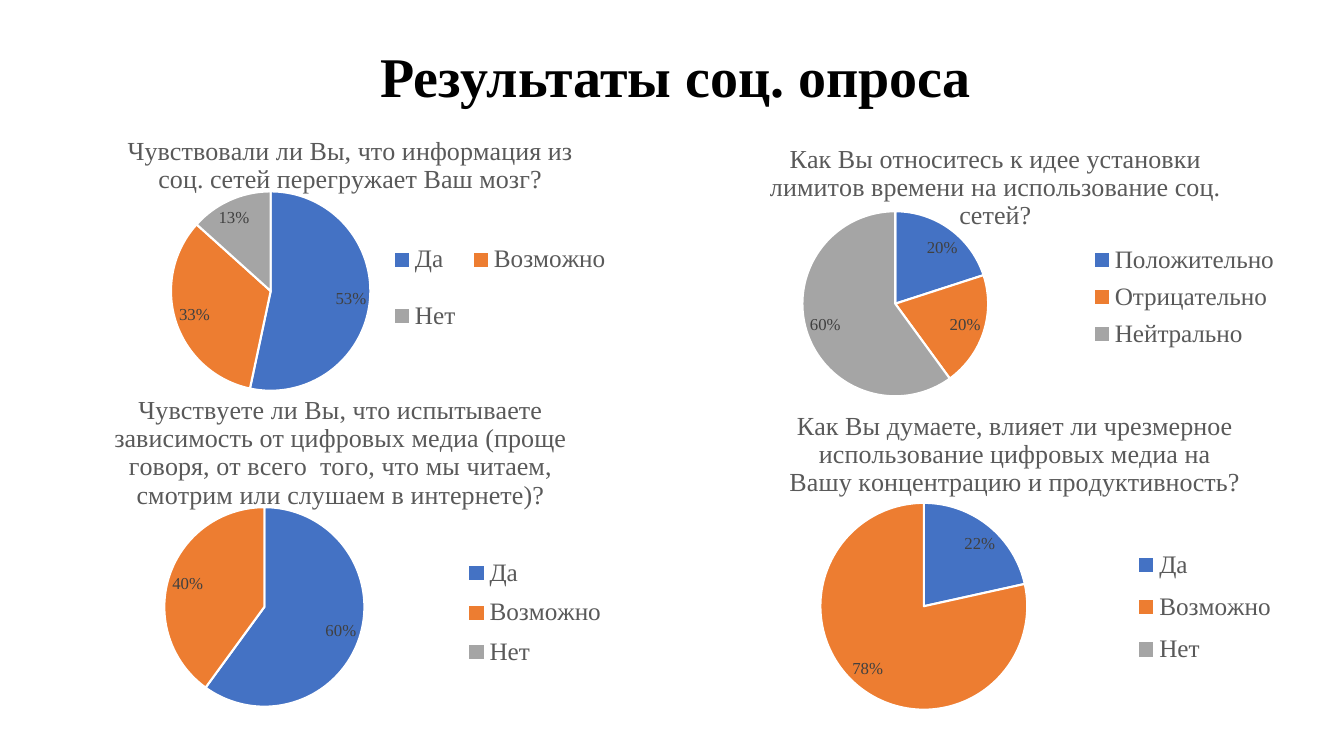
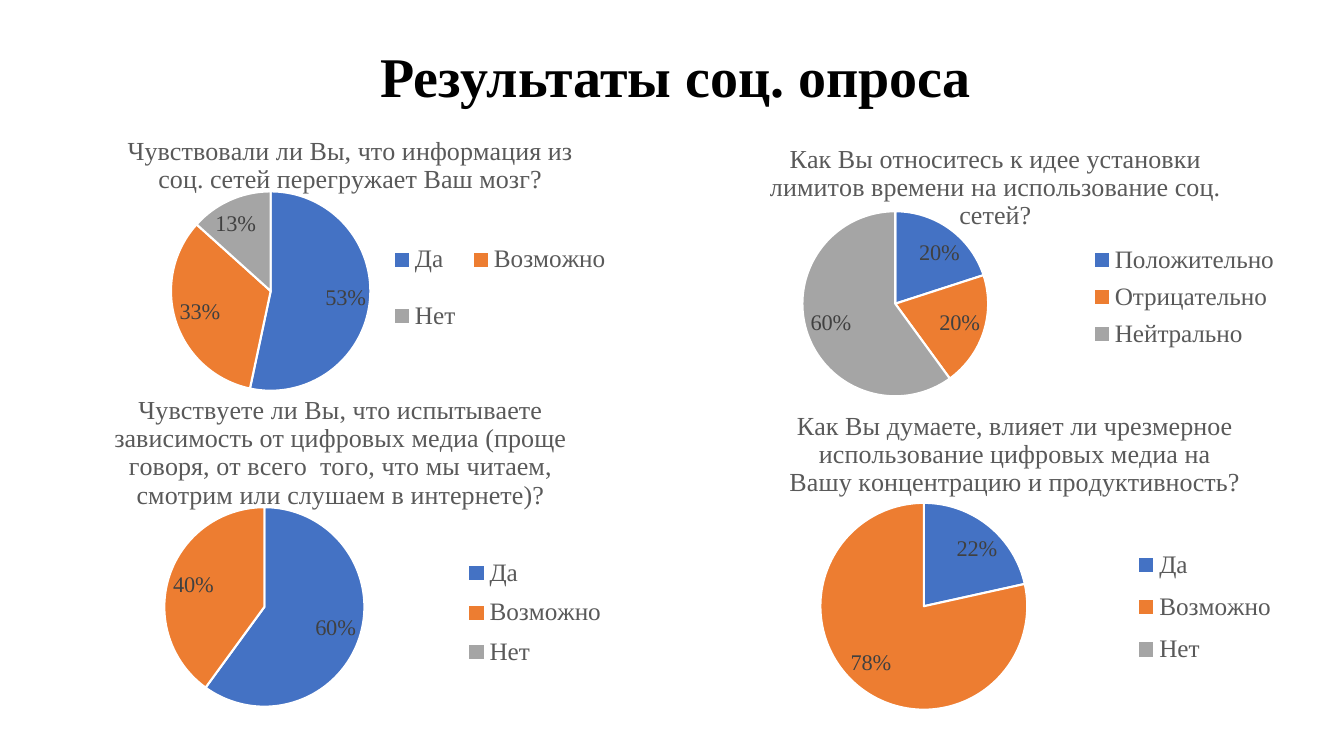
Before and after one commit to DronSyperlol/VirtualCurator, a slide deck: slide 6 of Docs/Куратор - виртуальный куратор.pptx. Drawn at 1344x756 pixels with LibreOffice and Linux fonts; fonts in the diff are those of the drawing. Boxes give left, top, right and bottom in pixels: in the first picture for what was removed or moved away, otherwise in the second. Text is boxed around its words. In the diff, an @@ line names an element or a change of style, - is before the commit and + after.

```diff
--- a/Docs/Куратор - виртуальный куратор.pptx
+++ b/Docs/Куратор - виртуальный куратор.pptx
@@ pie chart at bbox=[47, 119, 654, 397] @@
@@ data labels of Чувствовали ли Вы, что информация из соц. сетей перегружает Ваш мозг? changed @@
@@ pie chart at bbox=[692, 127, 1299, 398] @@
@@ data labels of Series 1 changed @@
@@ pie chart at bbox=[15, 377, 665, 708] @@
@@ data labels of Чувствуете ли Вы, что испытываете зависимость от цифровых медиа (проще говоря, от всего  того, что мы читаем, смотрим ил changed @@
@@ pie chart at bbox=[707, 396, 1295, 715] @@
@@ data labels of Как Вы думаете, влияет ли чрезмерное использование цифровых медиа на Вашу концентрацию и продуктивность? changed @@
```
Also in this commit, not shown: 2 other slides changed.
